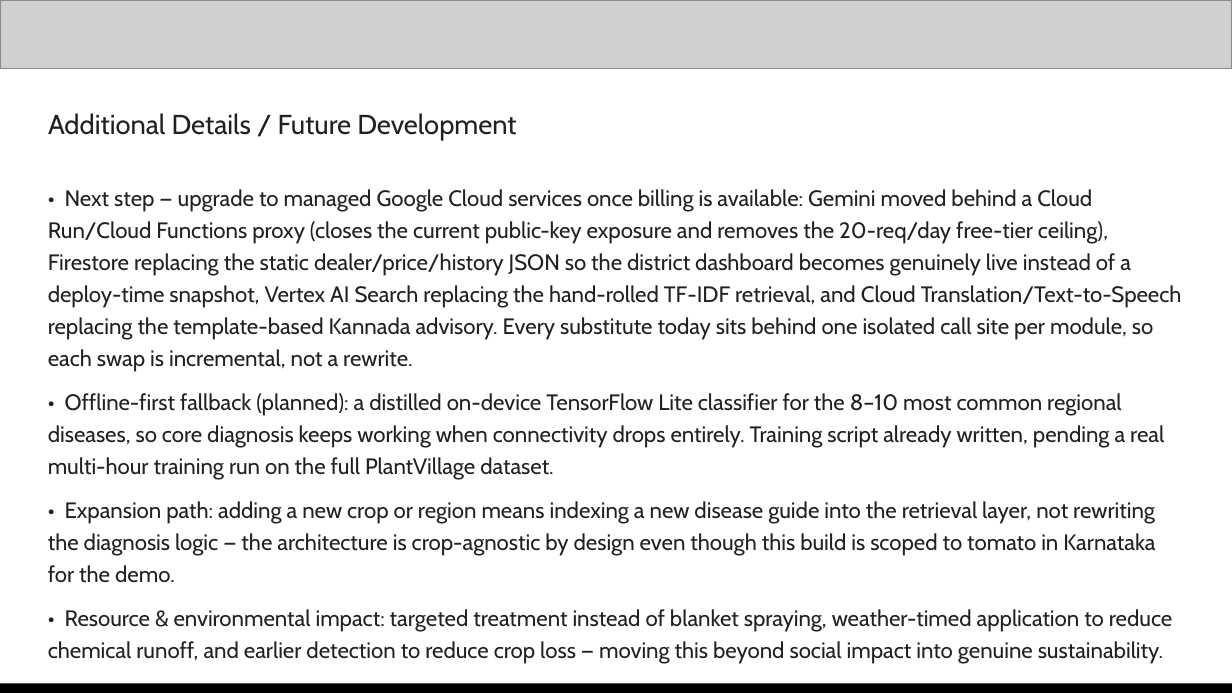
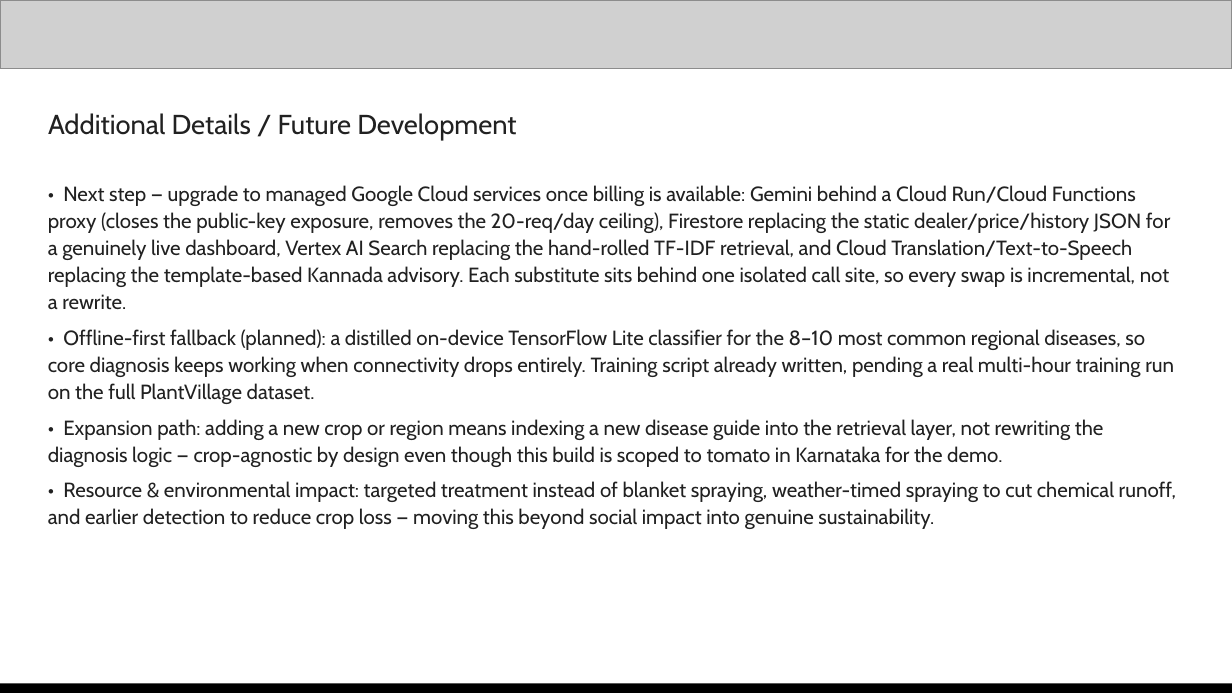
Before and after one commit to Kavitacs08/kisan-mitra, a slide deck: slide 12 of docs/Kisan_Mitra_Submission.pptx. Drawn at 1232x693 pixels with LibreOffice and Linux fonts; fonts in the diff are those of the drawing; grey boxes stand for pictures. Boxes give left, top, right and bottom in pixels: in the first picture for what was removed or moved away, otherwise in the second. Text is boxed around its words. In the diff, an @@ line names an element or a change of style, - is before the commit and + after.

```diff
--- a/docs/Kisan_Mitra_Submission.pptx
+++ b/docs/Kisan_Mitra_Submission.pptx
@@ text at [48,185,1170,310]: text changed; size 13 to 12 pt @@
-• Next step — upgrade to managed Google Cloud services once billing is available: Gemini moved behind a Cloud Run/Cloud Functions proxy (closes the current public-key exposure and removes the 20-req/day free-tier ceiling), Firestore replacing the static dealer/price/history JSON so the district dashboard becomes genuinely live instead of a deploy-time snapshot, Vertex AI Search replacing the hand-rolled TF-IDF retrieval, and Cloud Translation/Text-to-Speech replacing the template-based Kannada advisory. Every substitute today sits behind one isolated call site per module, so each swap is incremental, not a rewrite.
+• Next step — upgrade to managed Google Cloud services once billing is available: Gemini behind a Cloud Run/Cloud Functions proxy (closes the public-key exposure, removes the 20-req/day ceiling), Firestore replacing the static dealer/price/history JSON for a genuinely live dashboard, Vertex AI Search replacing the hand-rolled TF-IDF retrieval, and Cloud Translation/Text-to-Speech replacing the template-based Kannada advisory. Each substitute sits behind one isolated call site, so every swap is incremental, not a rewrite.
@@ text at [48,329,1174,404]: size 13 to 12 pt in "• Offline-first fallback (planned): a distilled on-device ..."; line spacing 1.2 to 1.1; less space between paragraphs @@
@@ text at [48,419,1176,529]: text changed; size 13 to 12 pt @@
-• Expansion path: adding a new crop or region means indexing a new disease guide into the retrieval layer, not rewriting the diagnosis logic — the architecture is crop-agnostic by design even though this build is scoped to tomato in Karnataka for the demo.
-• Resource & environmental impact: targeted treatment instead of blanket spraying, weather-timed application to reduce chemical runoff, and earlier detection to reduce crop loss — moving this beyond social impact into genuine sustainability.
+• Expansion path: adding a new crop or region means indexing a new disease guide into the retrieval layer, not rewriting the diagnosis logic — crop-agnostic by design even though this build is scoped to tomato in Karnataka for the demo.
+• Resource & environmental impact: targeted treatment instead of blanket spraying, weather-timed spraying to cut chemical runoff, and earlier detection to reduce crop loss — moving this beyond social impact into genuine sustainability.
```
Also in this commit, not shown: 2 other slides changed, 1 slide removed, 2 other files.
